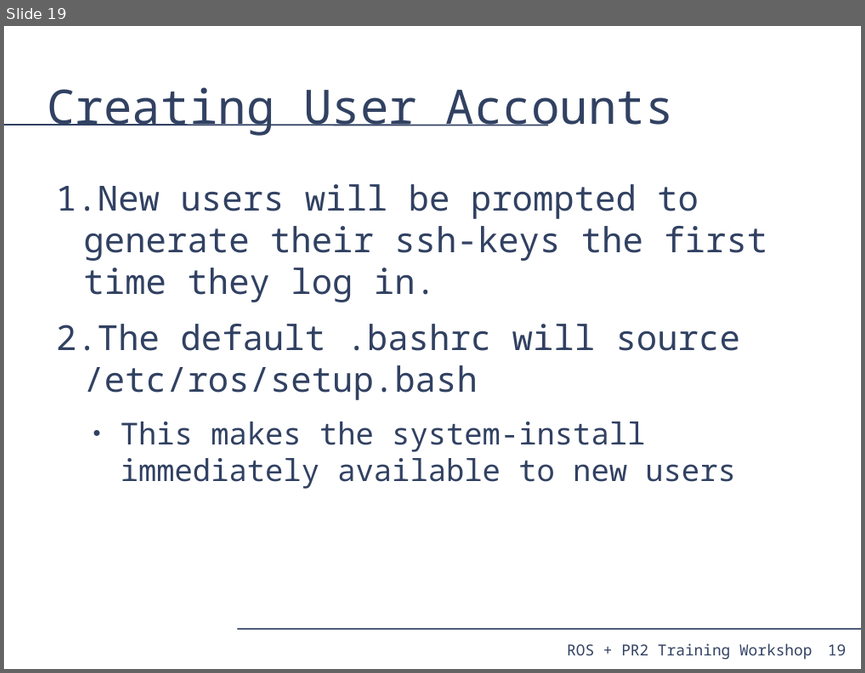
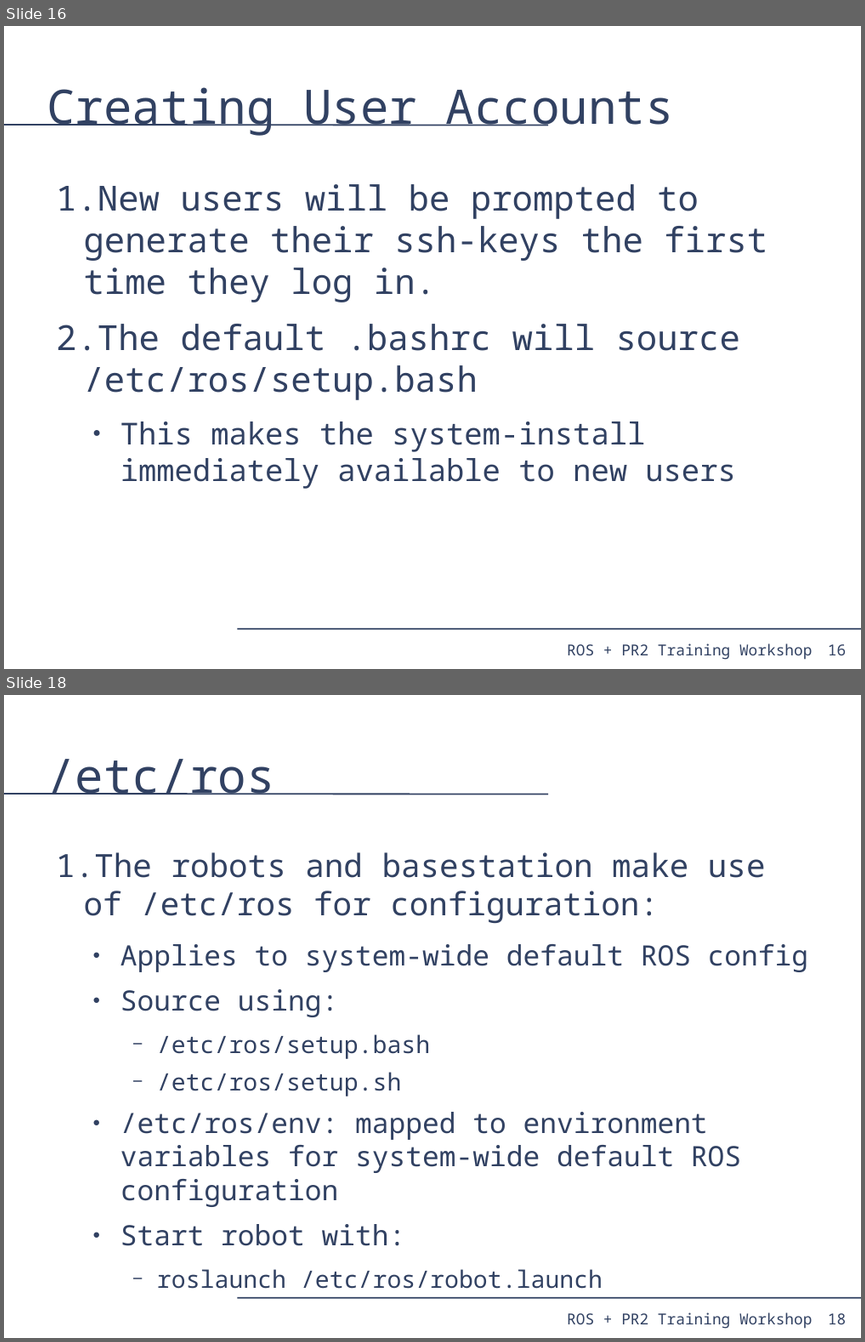
Before and after one commit to PR2/pr2_docs, a slide deck: pr2_training_workshop/pr2_sysadmin/pr2_syasdmin.odp. Shown one above the other, each under a label of ours: slide 19 before the commit, slides 16 and 18 after it; the slides between them are not shown. The pictures are 865x673 and 865x1342 pixels, drawn with LibreOffice and Linux fonts; fonts in the diff are those of the drawing. Boxes give left, top, right and bottom in pixels: in the first picture for what was removed or moved away, otherwise in the second. Text is boxed around its words. In the diff, an @@ line names an element or a change of style, - is before the commit and + after.

```diff
--- a/pr2_training_workshop/pr2_sysadmin/pr2_syasdmin.odp
+++ b/pr2_training_workshop/pr2_sysadmin/pr2_syasdmin.odp
@@ slide 18 added at (x1=4, y1=695, x2=861, y2=1338), background #FFFFFF; not listed: 4 template elements that a slide beside it also shows @@
@@ title added at (x1=46, y1=759, x2=274, y2=794), 44 pt, text #314162 @@
+/etc/ros
@@ text added at (x1=56, y1=852, x2=808, y2=1288), 25.9 pt, text #314162 @@
+1. The robots and basestation make use of /etc/ros for configuration:
+  ● Applies to system-wide default ROS config
+  ● Source using:
+    − /etc/ros/setup.bash
+    − /etc/ros/setup.sh
+  ● /etc/ros/env: mapped to environment variables for system-wide default ROS configuration
+  ● Start robot with:
+    − roslaunch /etc/ros/robot.launch
@@ what was slide 19 is now slide 16 @@
@@ page number at (x1=828, y1=644, x2=846, y2=655): text changed @@
-19
+16
```
Also in this commit, not shown: 10 slides changed, 5 other slides added, 6 slides removed, 1 other file.
